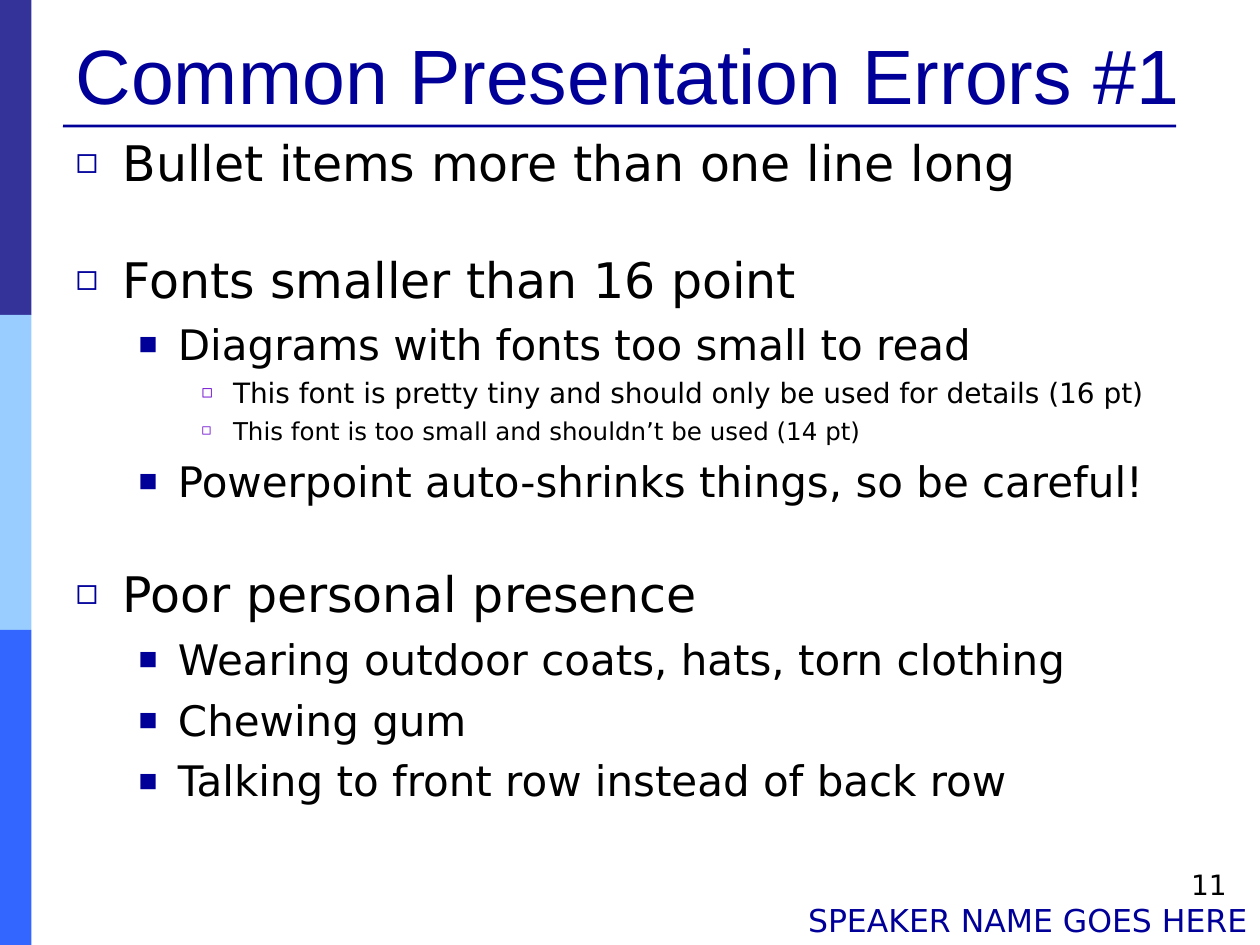
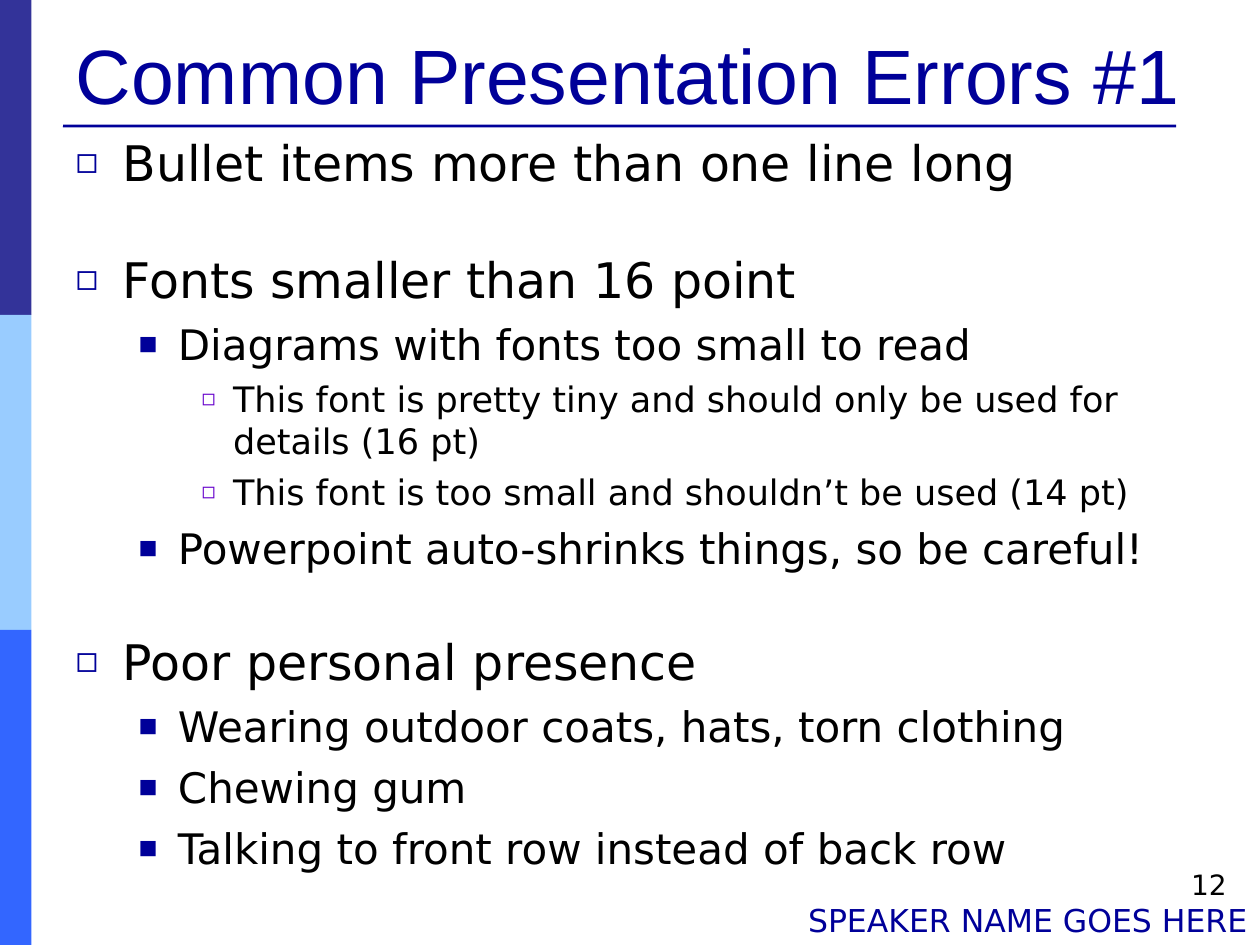
Before and after one commit to Muliang/18649, a slide deck: slide 12 of logs/09_mid_pres.ppt (slide 11 before the commit). Drawn at 1260x945 pixels with LibreOffice and Linux fonts; fonts in the diff are those of the drawing. Boxes give left, top, right and bottom in pixels: in the first picture for what was removed or moved away, otherwise in the second. Text is boxed around its words. In the diff, an @@ line names an element or a change of style, - is before the commit and + after.

```diff
--- a/logs/09_mid_pres.ppt
+++ b/logs/09_mid_pres.ppt
@@ text at (233,385,1129,513): size 16 to 20 pt in "This font is pretty tiny and should ..."; size 14 to 20 pt in "This font is too small and shouldn’t ..."; more space between paragraphs @@
@@ page number at (1191,874,1227,895): text changed @@
-11
+12
```
Also in this commit, not shown: 7 other slides changed, 2 slides added, 1 slide removed, 1 other file.
